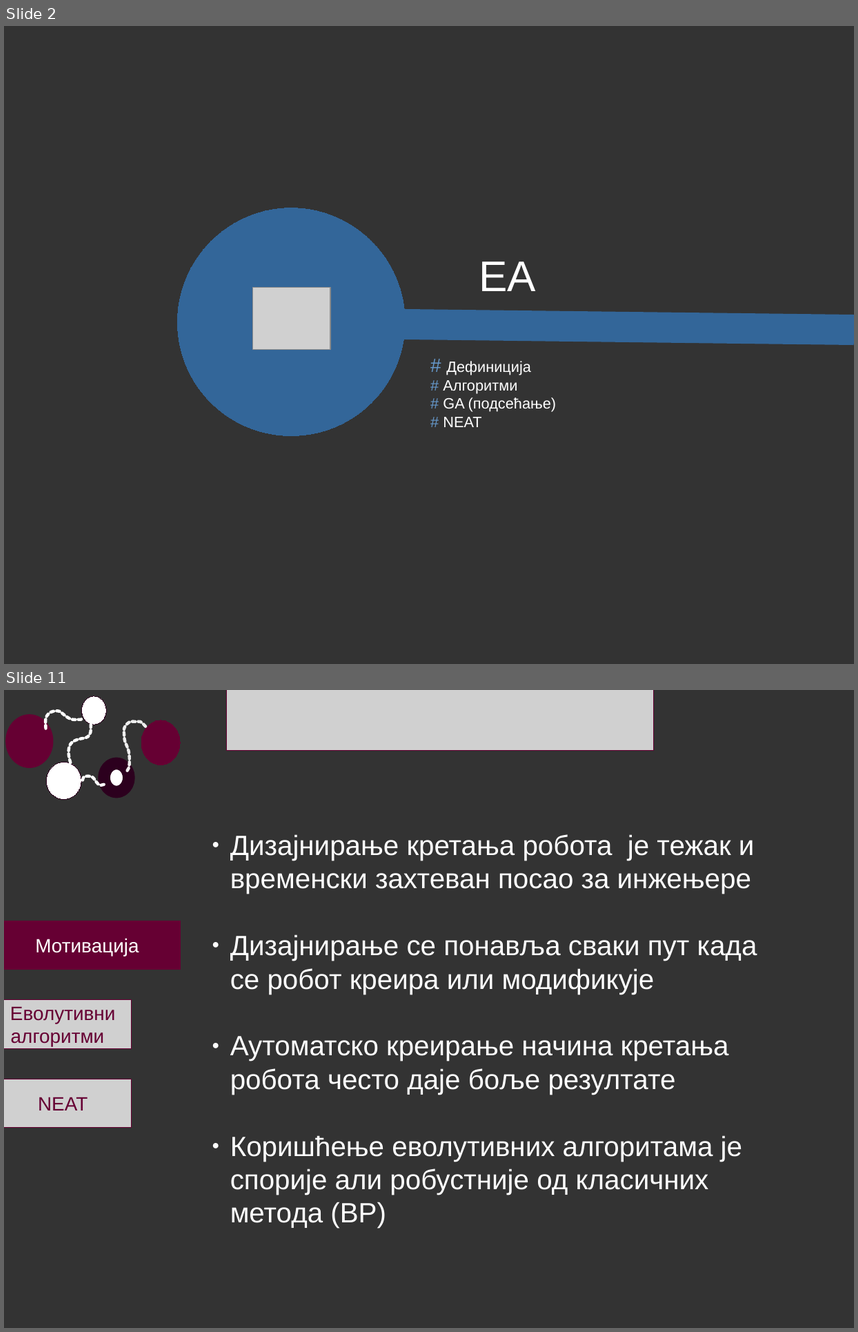
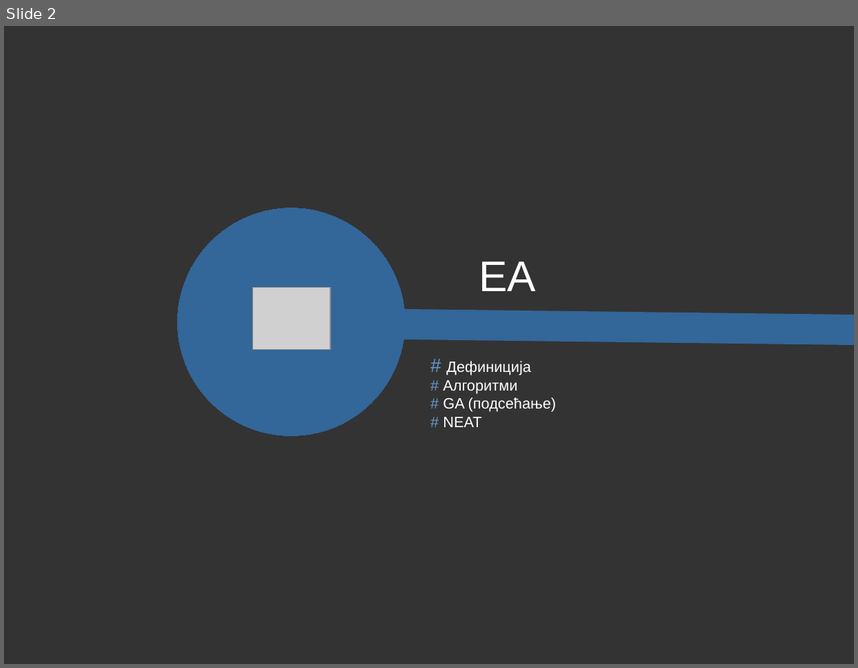
Before and after one commit to alien93/softProj, a slide deck: prezentacija/evolutivni_algoritmi.odp. Shown one above the other, each under a label of ours: slides 2 and 11 before the commit, slide 2 after it; the slides between them are not shown. The pictures are 858x1332 and 858x668 pixels, drawn with LibreOffice and Linux fonts; fonts in the diff are those of the drawing; grey boxes stand for pictures. Boxes give left, top, right and bottom in pixels: in the first picture for what was removed or moved away, otherwise in the second. Text is boxed around its words. In the diff, an @@ line names an element or a change of style, - is before the commit and + after.

```diff
--- a/prezentacija/evolutivni_algoritmi.odp
+++ b/prezentacija/evolutivni_algoritmi.odp
@@ slide 11 removed at bbox=[4, 690, 854, 1328], background #333333 @@
@@ freeform shape removed at bbox=[45, 710, 83, 728] @@
@@ ellipse removed at bbox=[82, 696, 107, 724] @@
@@ picture removed at bbox=[227, 690, 654, 751] @@
@@ ellipse removed at bbox=[10, 718, 49, 763] @@
@@ freeform shape removed at bbox=[69, 724, 92, 764] @@
@@ freeform shape removed at bbox=[123, 721, 147, 771] @@
@@ ellipse removed at bbox=[141, 720, 180, 765] @@
@@ ellipse removed at bbox=[46, 762, 81, 799] @@
@@ ellipse removed at bbox=[104, 763, 129, 792] @@
@@ freeform shape removed at bbox=[83, 775, 106, 785] @@
@@ text removed at bbox=[230, 834, 757, 1228] @@
-● Дизајнирање кретања робота је тежак и временски захтеван посао за инжењере
-● Дизајнирање се понавља сваки пут када се робот креира или модификује
-● Аутоматско креирање начина кретања робота често даје боље резултате
-● Коришћење еволутивних алгоритама је спорије али робустније од класичних метода (BP)
@@ rectangle removed at bbox=[4, 920, 181, 969] @@
-Мотивација
@@ picture removed at bbox=[4, 1000, 132, 1049] @@
-Еволутивни
-алгоритми
@@ picture removed at bbox=[4, 1078, 132, 1127] @@
-NEAT
```
Also in this commit, not shown: 10 slides changed, 3 slides added, 12 other slides removed, 6 other files.
